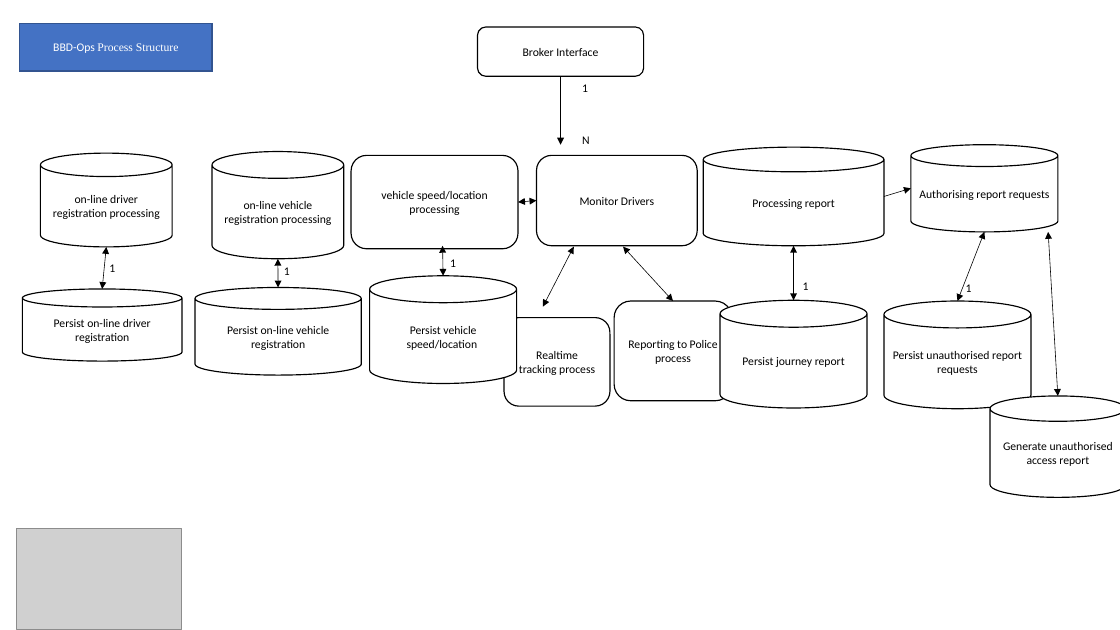
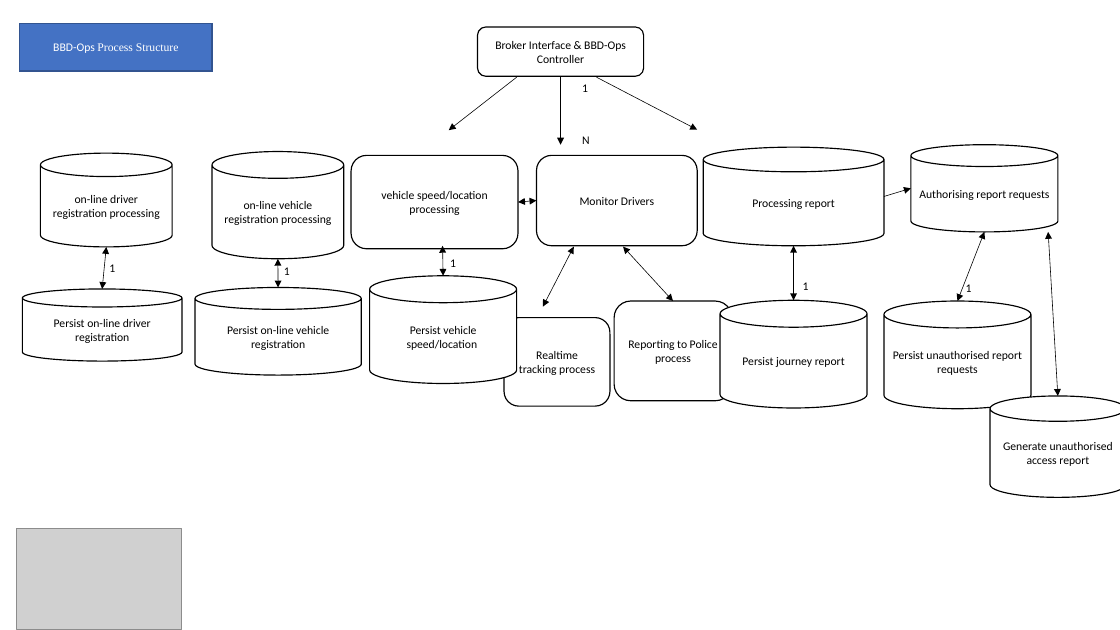
Before and after one commit to st970703/Software_Architecture_Report, a slide deck: slide 7 of Big Brother Driver Diagrams.pptx. Drawn at 1120x630 pixels with LibreOffice and Linux fonts; fonts in the diff are those of the drawing; grey boxes stand for pictures. Boxes give left, top, right and bottom in pixels: in the first picture for what was removed or moved away, otherwise in the second. Text is boxed around its words. In the diff, an @@ line names an element or a change of style, - is before the commit and + after.

```diff
--- a/Big Brother Driver Diagrams.pptx
+++ b/Big Brother Driver Diagrams.pptx
@@ text in rounded rectangle at [495, 41, 626, 63]: text changed @@
-Broker Interface
+Broker Interface & BBD-Ops Controller
@@ arrow added from (517, 77) to (449, 130), #000000 0.5 pt @@
@@ arrow added from (597, 77) to (697, 129), #000000 0.5 pt @@
```
Also in this commit, not shown: 1 other slide changed, 1 other file.
